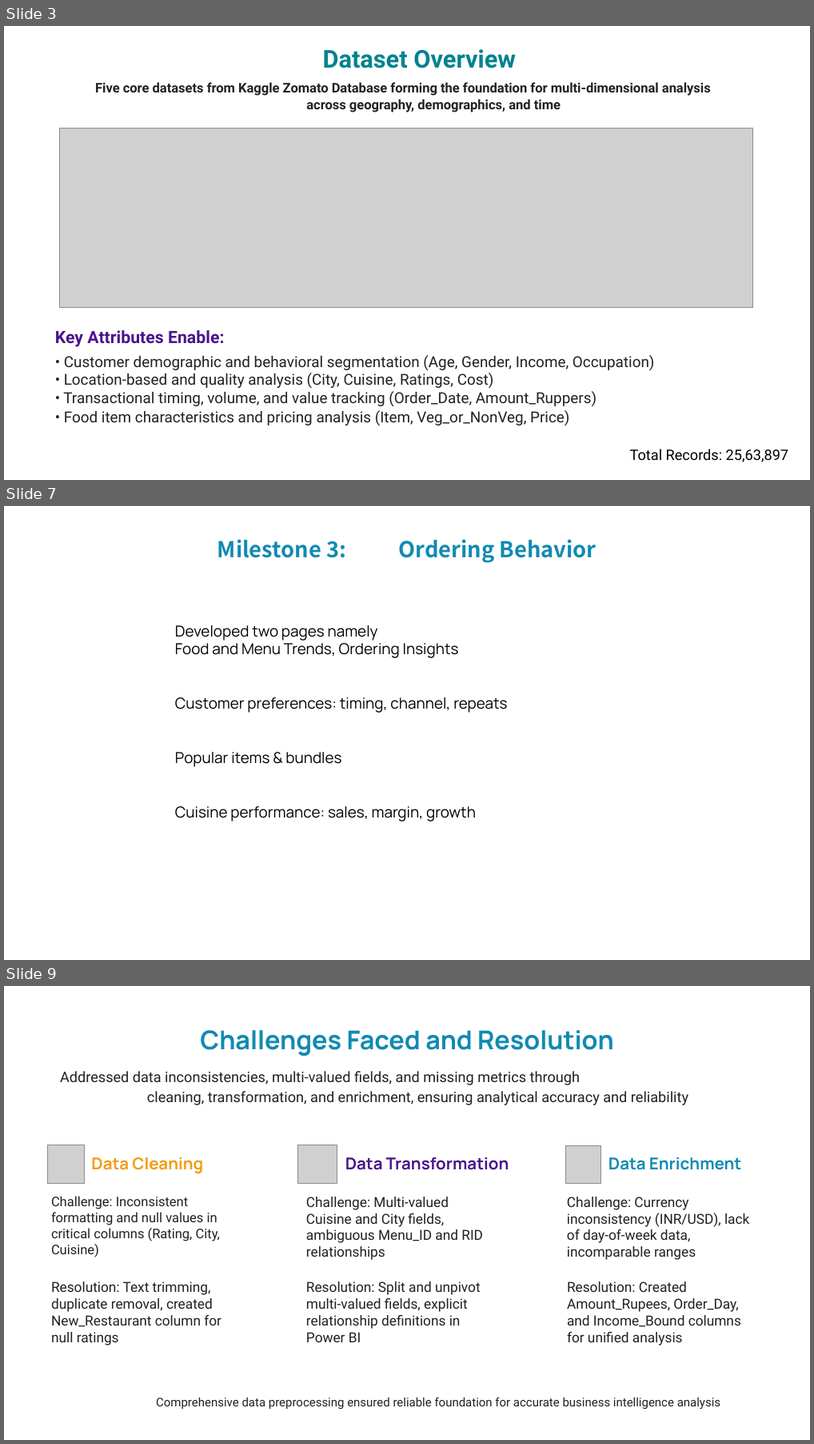
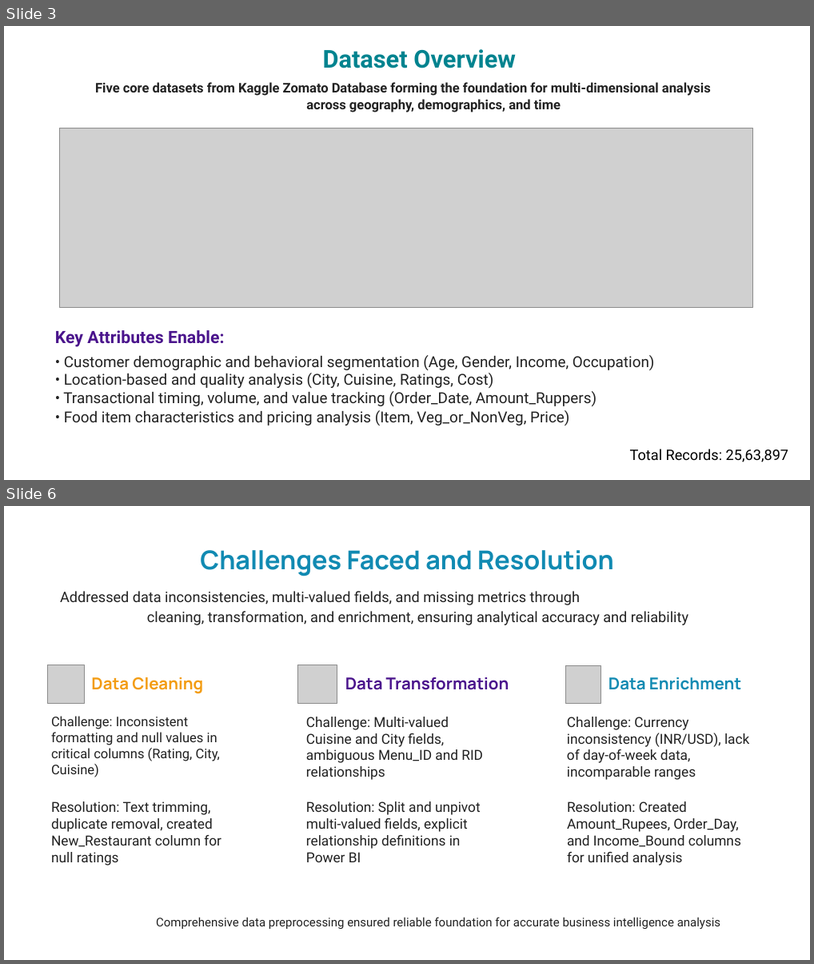
Before and after one commit to Flemin1235/Infosys_Food_Trends_PowerBi_Team_D, a slide deck: Team_mem_PPT/Flemin P Daniel.pptx. Shown one above the other, each under a label of ours: slides 3, 7 and 9 before the commit, slides 3 and 6 after it; the slides between them are not shown. The pictures are 814x1444 and 814x964 pixels, drawn with LibreOffice and Linux fonts; fonts in the diff are those of the drawing; grey boxes stand for pictures; background and template pictures are left out. Boxes give left, top, right and bottom in pixels: in the first picture for what was removed or moved away, otherwise in the second. Text is boxed around its words. In the diff, an @@ line names an element or a change of style, - is before the commit and + after.

```diff
--- a/Team_mem_PPT/Flemin P Daniel.pptx
+++ b/Team_mem_PPT/Flemin P Daniel.pptx
@@ slide 7 removed at <box>4,506,810,960</box>, background picture (left out) @@
@@ text removed at <box>218,540,597,563</box> @@
-Milestone 3: Ordering Behavior
@@ text removed at <box>175,625,507,821</box> @@
-Developed two pages namely
-Food and Menu Trends, Ordering Insights
-Customer preferences: timing, channel, repeats
-Popular items & bundles
-Cuisine performance: sales, margin, growth
@@ what was slide 9 is now slide 6 @@
```
Also in this commit, not shown: 2 slides changed, 2 slides added, 5 other slides removed, 1 other file.
